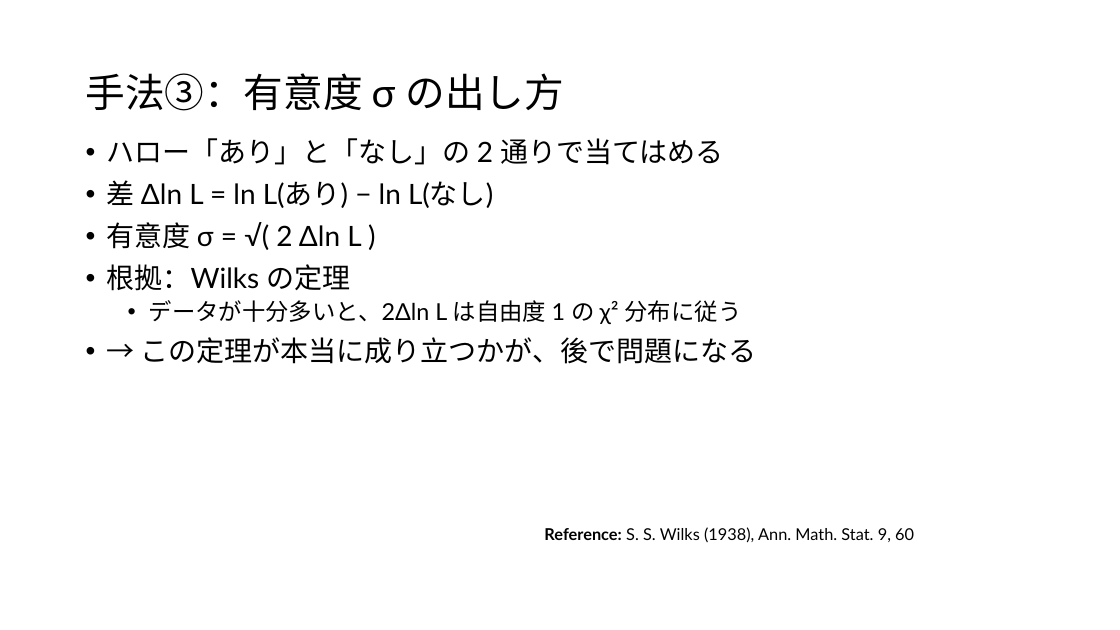
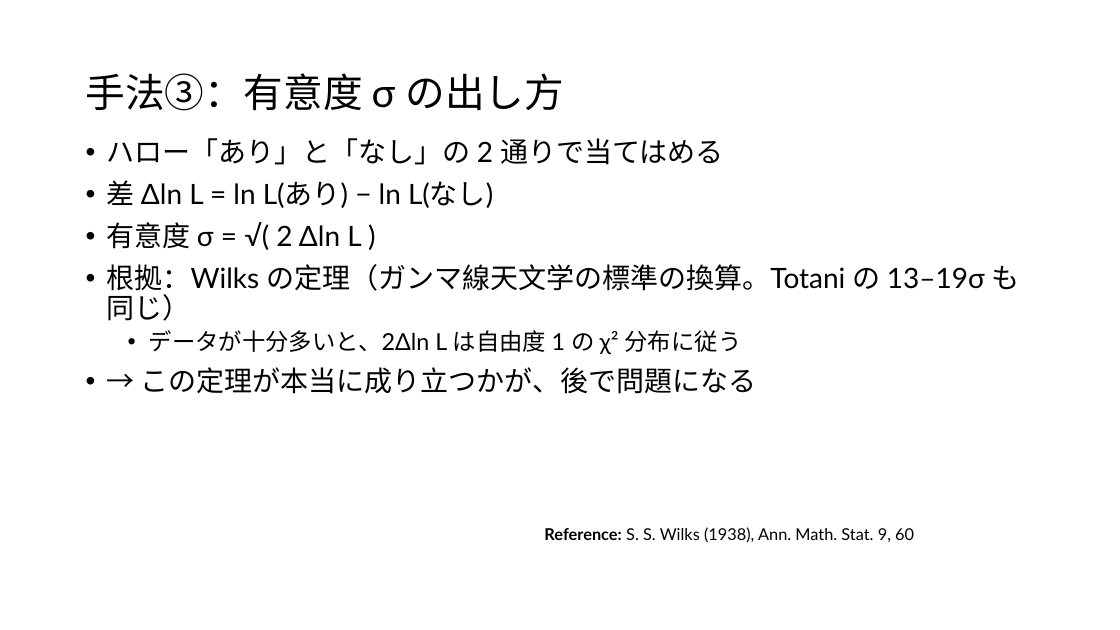
Before and after one commit to Mikann20041029/darkmatter-slides, a slide deck: slide 15 of slides/2026-10-02_研究進捗報告_claude.pptx (slide 14 before the commit). Drawn at 1120x630 pixels with LibreOffice and Linux fonts; fonts in the diff are those of the drawing. Boxes give left, top, right and bottom in pixels: in the first picture for what was removed or moved away, otherwise in the second. Text is boxed around its words. In the diff, an @@ line names an element or a change of style, - is before the commit and + after.

```diff
--- a/slides/2026-10-02_研究進捗報告_claude.pptx
+++ b/slides/2026-10-02_研究進捗報告_claude.pptx
@@ text at <box>107,264,1020,321</box>: text changed @@
-• 根拠：Wilks の定理
+• 根拠：Wilks の定理（ガンマ線天文学の標準の換算。Totani の 13–19σ も同じ）
```
Also in this commit, not shown: 6 other slides changed, 2 slides added, 1 slide removed, 1 other file.
